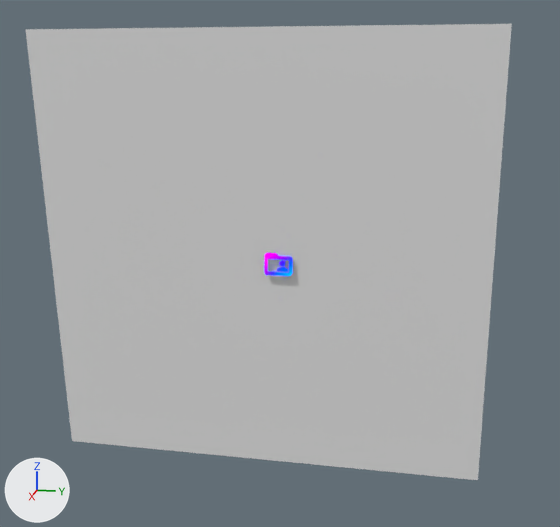
Renders of the Blender file SuperGrateAssets/Sphere Animation/loading_sphere.blend from each side of a commit.
Camera for both pictures: a 50 mm camera at (67.4, 14.1, 18.0) aimed at (-2.4, 0.2, 0.5). Arrows for +X, +Y and +Z are at lower left; the lights stay in place.

Names of what the first picture shows: 'Logo', 'Plane'.
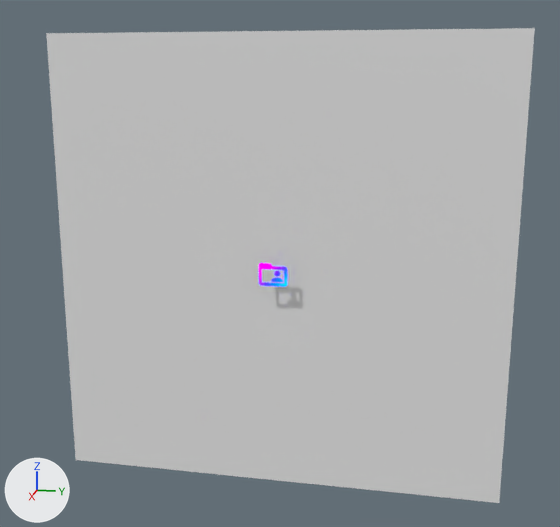
Diff of the bpy script that builds the scene:
```diff
--- a/SuperGrateAssets/Sphere Animation/loading_sphere.blend.py
+++ b/SuperGrateAssets/Sphere Animation/loading_sphere.blend.py
@@ me_cube_001 @@
 # used by ob_logo; location = (-3.17, 0.15, 0.36); rotation_euler = (-0.00828, 0.000156, -0.000116), in degrees (-0.5, 0, -0)
-me_cube_001.from_pydata(...)  # 419 vertices, 336 faces; spans x 0.74..1.0, y -1.43..1.19, z -0.97..1.13
+me_cube_001.from_pydata(...)  # 418 vertices, 335 faces; spans x -0.07..0.08, y -1.3..1.32, z -1.01..1.08
+# me_cube_001 part 1: 419 vertices removed from x 0.74..1.0, y -1.43..1.19, z -0.97..1.13; 418 vertices added at x -0.07..0.08, y -1.3..1.32, z -1.01..1.08
 me_cube_001.materials.append(mat_glass_w_logo_skin)
@@ ob_plane @@
 ob_plane = bpy.data.objects.new('Plane', me_plane)
-ob_plane.location = (-2.67, -1.85, 0.42)
-ob_plane.rotation_euler = (0.0, 1.65, 0.0)  # degrees (0, 95, 0)
+ob_plane.location = (-1.33, 0.0, 0.0)
+ob_plane.rotation_euler = (0.0, 1.571, 0.0)  # degrees (0, 90, 0)
 ob_plane.scale = (21.5, 21.5, 21.5)
@@ ob_logo @@
 ob_logo = bpy.data.objects.new('Logo', me_cube_001)
-ob_logo.location = (-3.17, 0.15, 0.36)
-ob_logo.rotation_euler = (-0.00828, 0.000156, -0.000116)  # degrees (-0.5, 0, -0)
+ob_logo.location = (0.05, 0.0, 0.0)
+ob_logo.rotation_euler = (0.0, 0.0, 0.0318)  # degrees (0, 0, 1.8)
```

Location of each change, (x1, y1, x2, y2) in pixels of the pictures (560 x 527 px):
'Plane', moved, turned: before (25, 24, 512, 480); after (46, 28, 535, 503)
'Logo', reshaped, moved, turned: before (265, 253, 292, 276); after (259, 263, 287, 286)
